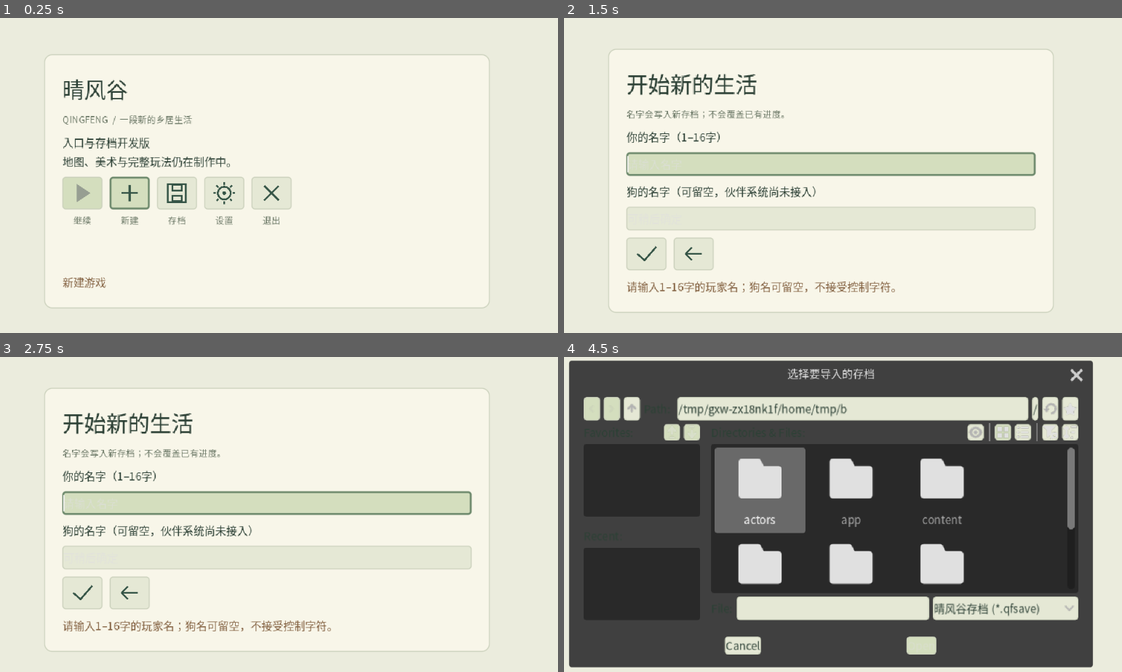
Above: before the commit, frames 1-4 (two rows, left to right).
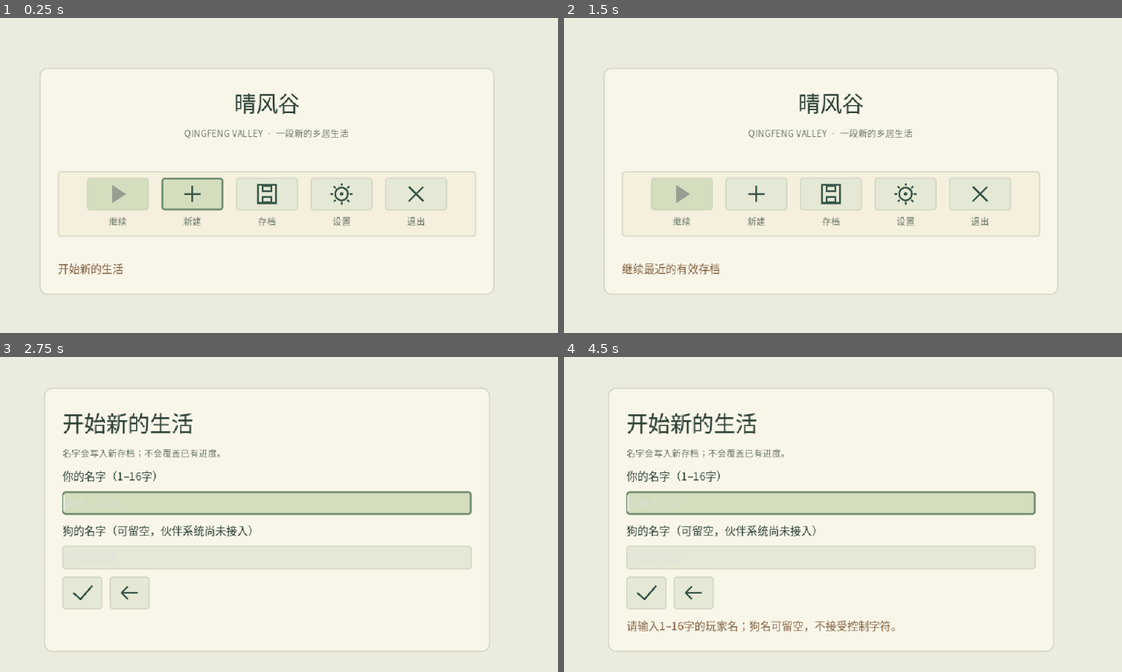
Above: after the commit, the same moments.

Repository: natefox2017/qingfeng
Game: Godot game, scene res://app/main.tscn
Same seed, same stepped clock (60 frames per second), same inputs: the game is played once before the commit and once after it.
Inputs (mouse positions are in pixels of both pictures, inside the frame that each line leads up to):
- Up to frame 1 (0.25 s): no input
- Up to frame 2 (1.5 s): click (692, 194) at 0.52 s; click (647, 254) at 1.27 s
- Up to frame 3 (2.75 s): click (189, 533) at 2.02 s
- Up to frame 4 (4.5 s): click (692, 593) at 2.77 s; click (742, 533) at 3.52 s; click (647, 596) at 4.27 s

The runs differ from the first frame. In frame 1, 6.7% of the frame differs, in the area x 7-89%, y 11-93%; in frame 2, 12%; in frame 3, 0.7%; in frame 4, 79%, in the area x 0-95%, y 1-99%.

Commit message:
Formalize the title menu (#56)
* Formalize the title menu

* Add formal title page regression

* Keep title UI check in manual runtime suite

* Document formal title menu contract

Diff:
--- /dev/null
+++ b/game/tests/title_ui_test.gd
@@ -0,0 +1,43 @@
+extends SceneTree
+
+const VIEW = preload("res://ui/pages/menu_view.gd")
+
+var checks := 0
+var failures := 0
+
+func check(condition: bool, label: String) -> void:
+	checks += 1
+	if not condition:
+		failures += 1
+		print("CHECK_FAIL title_ui ",label)
+
+func _initialize() -> void:
+	run.call_deferred()
+
+func run() -> void:
+	var view := VIEW.new()
+	root.add_child(view)
+	await process_frame
+
+	view.show_page("title",{"saves":[],"error":""})
+	await process_frame
+	check(view.title.text=="晴风谷" and view.title.horizontal_alignment==HORIZONTAL_ALIGNMENT_CENTER,"title page centers the game brand")
+	check(view.subtitle.text.contains("一段新的乡居生活"),"title page keeps the player-facing premise")
+	check(view.body.find_child("TitleMenu",true,false)!=null and view.body.find_child("TitleActions",true,false)!=null,"title page has one shared menu surface")
+	check(view.buttons.size()==5 and view.buttons.has("continue") and view.buttons.has("new_game") and view.buttons.has("load") and view.buttons.has("settings") and view.buttons.has("quit"),"title page exposes the five real entry actions")
+	check((view.buttons["continue"] as Button).disabled,"continue is disabled without a recent save")
+	check((view.buttons["new_game"] as Button).has_focus(),"new game receives default focus when continue is unavailable")
+	var page_text := view.title.text+"\n"+view.subtitle.text
+	for child: Node in view.body.find_children("*","Label",true,false):
+		page_text += (child as Label).text+"\n"
+	check(not page_text.contains("开发版") and not page_text.contains("仍在制作"),"player-facing title no longer exposes engineering status copy")
+
+	view.show_page("title",{"saves":[],"recent_id":"save.test","error":""})
+	await process_frame
+	check(not (view.buttons["continue"] as Button).disabled and (view.buttons["continue"] as Button).has_focus(),"recent save enables and focuses continue")
+	check((view.buttons["continue"] as Button).tooltip_text.contains("最近"),"continue action keeps clear accessible intent")
+
+	view.queue_free()
+	await process_frame
+	print("TITLE_UI_PASS checks=%d failures=%d" % [checks,failures])
+	quit(0 if failures==0 else 1)
--- a/game/ui/pages/menu_view.gd
+++ b/game/ui/pages/menu_view.gd
@@ -49,6 +49,8 @@
 
 func clear_page() -> void:
 	panel.custom_minimum_size=UI_THEME.PAGE_MINIMUM_SIZE
+	title.horizontal_alignment=HORIZONTAL_ALIGNMENT_LEFT
+	subtitle.horizontal_alignment=HORIZONTAL_ALIGNMENT_LEFT
 	for child in body.get_children(): body.remove_child(child);child.queue_free()
 	for child in hud.get_children(): hud.remove_child(child);child.queue_free()
 	hud_panel.visible=false
@@ -217,13 +219,22 @@
 	clear_page()
 	match page:
 		"title":
-			title.text="晴风谷";subtitle.text="QINGFENG  /  一段新的乡居生活"
-			label("入口与存档开发版\n地图、美术与完整玩法仍在制作中。")
-			var actions:=row()
-			for entry: Array in [["continue","play","继续","继续最近的有效存档"],["new_game","new","新建","新建游戏"],["load","load","存档","读取 / 导入存档"],["settings","settings","设置","设置"],["quit","quit","退出","退出游戏"]]:
-				var cell:=VBoxContainer.new();cell.custom_minimum_size.x=44;actions.add_child(cell)
-				button(cell,entry[0],entry[1],entry[3],{},entry[0]!="continue" or context.has("recent_id"))
-				var caption:=label(entry[2],cell);caption.horizontal_alignment=HORIZONTAL_ALIGNMENT_CENTER;UI_THEME.apply_text_role(caption,UI_THEME.ROLE_CAPTION)
+			title.text="晴风谷";title.horizontal_alignment=HORIZONTAL_ALIGNMENT_CENTER
+			subtitle.text="QINGFENG VALLEY  ·  一段新的乡居生活";subtitle.horizontal_alignment=HORIZONTAL_ALIGNMENT_CENTER
+			panel.custom_minimum_size=Vector2(500,250)
+			var spacer:=Control.new();spacer.custom_minimum_size.y=18;body.add_child(spacer)
+			var menu_panel:=PanelContainer.new();menu_panel.name="TitleMenu";menu_panel.add_theme_stylebox_override("panel",UI_THEME.section_style());body.add_child(menu_panel)
+			var actions:=HBoxContainer.new();actions.name="TitleActions";actions.alignment=BoxContainer.ALIGNMENT_CENTER;actions.add_theme_constant_override("separation",14);menu_panel.add_child(actions)
+			for entry: Array in [
+				["continue","play","继续","继续最近的有效存档"],
+				["new_game","new","新建","开始新的生活"],
+				["load","load","存档","读取或导入存档"],
+				["settings","settings","设置","调整声音与显示"],
+				["quit","quit","退出","退出游戏"]
+			]:
+				var cell:=VBoxContainer.new();cell.custom_minimum_size=Vector2(68,58);actions.add_child(cell)
+				button(cell,String(entry[0]),String(entry[1]),String(entry[3]),{},entry[0]!="continue" or context.has("recent_id"))
+				var caption:=label(String(entry[2]),cell);caption.horizontal_alignment=HORIZONTAL_ALIGNMENT_CENTER;UI_THEME.apply_text_role(caption,UI_THEME.ROLE_CAPTION)
 
 		"new_game":
 			title.text="开始新的生活";subtitle.text="名字会写入新存档；不会覆盖已有进度。"
Not shown, changed: docs/visual_and_ui.md
Not shown, changed: tools/runtime.py
